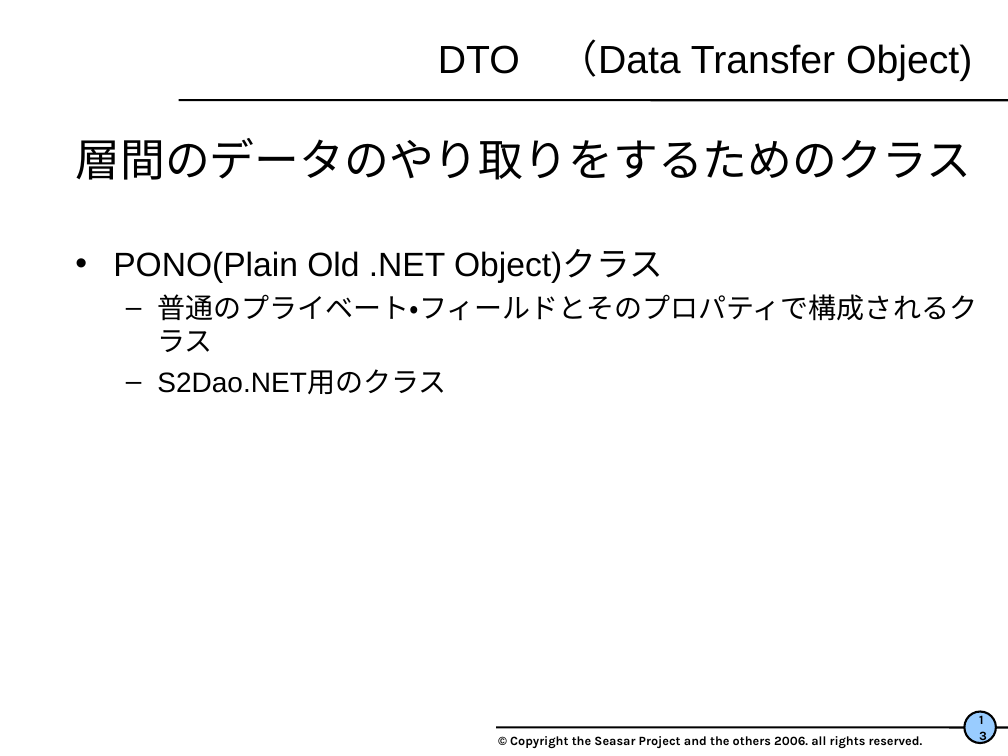
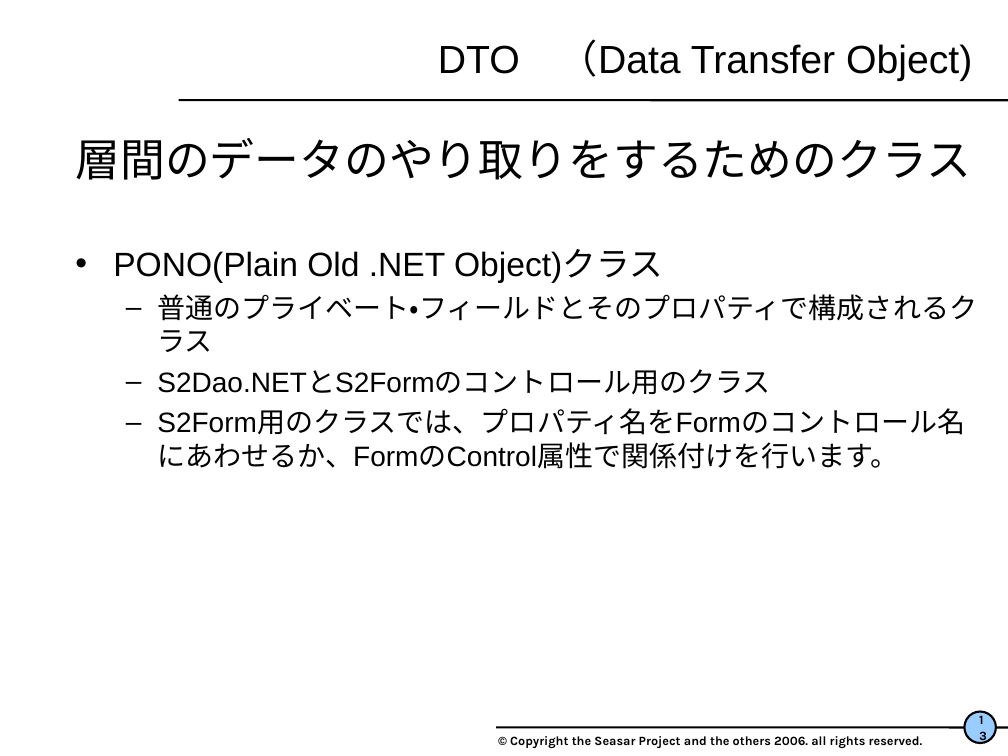
Before and after one commit to seasarorg/s2container.net, a slide deck: slide 13 of s2container.net-example/S2FormExample/WindowsFormサンプル解説.ppt. Drawn at 1008x756 pixels with LibreOffice and Linux fonts; fonts in the diff are those of the drawing; background and template pictures are left out. Boxes give left, top, right and bottom in pixels: in the first picture for what was removed or moved away, otherwise in the second. Text is boxed around its words. In the diff, an @@ line names an element or a change of style, - is before the commit and + after.

Commit message:
QuillとS2Formサンプル用ドキュメントの更新

```diff
--- a/s2container.net-example/S2FormExample/WindowsFormサンプル解説.ppt
+++ b/s2container.net-example/S2FormExample/WindowsFormサンプル解説.ppt
@@ text at [157,370,965,469]: text changed @@
-  – S2Dao.NET用のクラス
+  – S2Dao.NETとS2Formのコントロール用のクラス
+  – S2Form用のクラスでは、プロパティ名をFormのコントロール名にあわせるか、FormのControl属性で関係付けを行います。
```
Also in this commit, not shown: 14 other slides changed, 2 slides added.
